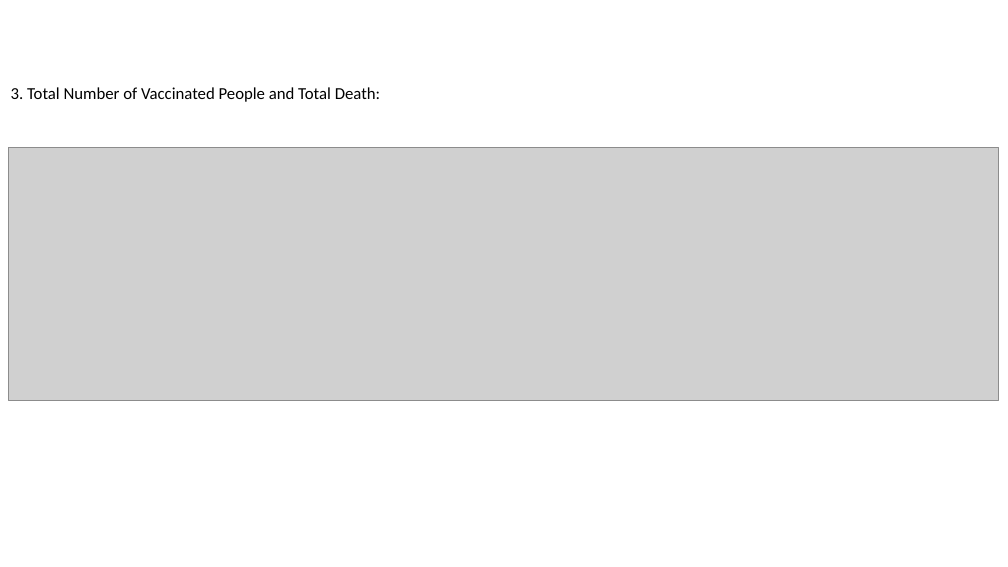
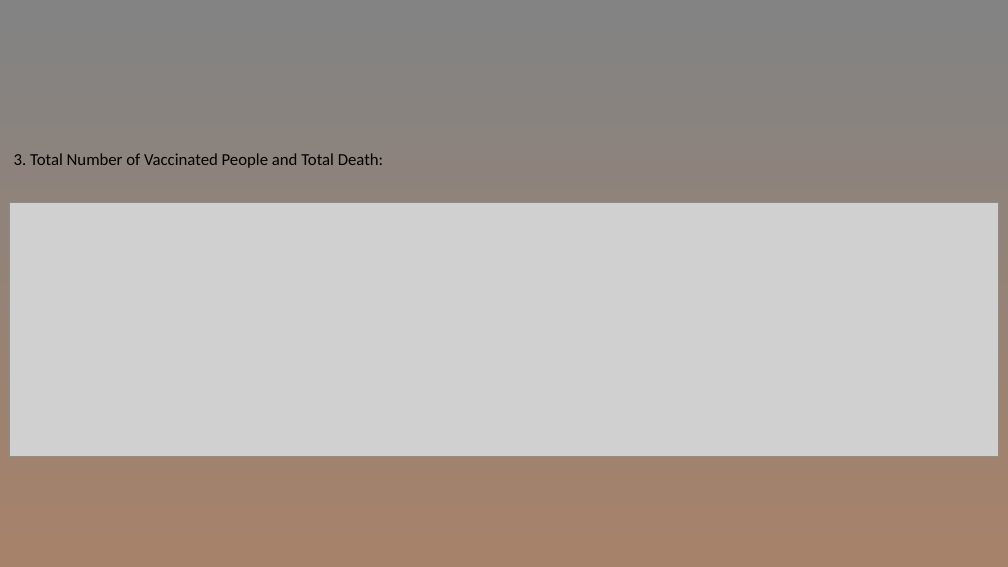
Before and after one commit to ProgrammingWithCybineer/Project_2, a slide deck: slide 6 of Project2T6.pptx (slide 4 before the commit). Drawn at 1008x567 pixels with LibreOffice and Linux fonts; fonts in the diff are those of the drawing; grey boxes stand for pictures. Boxes give left, top, right and bottom in pixels: in the first picture for what was removed or moved away, otherwise in the second. Text is boxed around its words. In the diff, an @@ line names an element or a change of style, - is before the commit and + after.

```diff
--- a/Project2T6.pptx
+++ b/Project2T6.pptx
@@ background #FFFFFF to gradient #A6826A to #838383 @@
@@ subtitle "3. Total Number of Vaccinated ...": place and size @@
-subtitle "3. Total Number of Vaccinated ..." at (11, 87, 380, 102)
+subtitle "3. Total Number of Vaccinated ..." at (14, 153, 383, 168)
@@ picture: place and size @@
-picture at (9, 147, 999, 401)
+picture at (9, 203, 999, 457)
```
Also in this commit, not shown: 9 other slides changed, 1 slide added.
